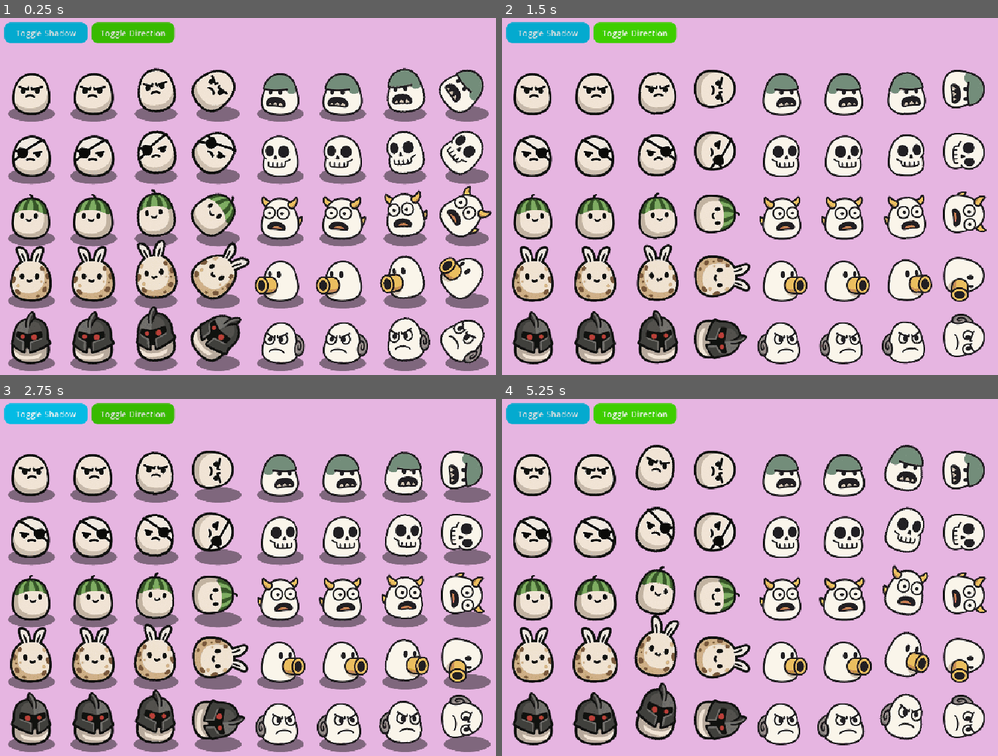
Above: before the commit, frames 1-4 (two rows, left to right).
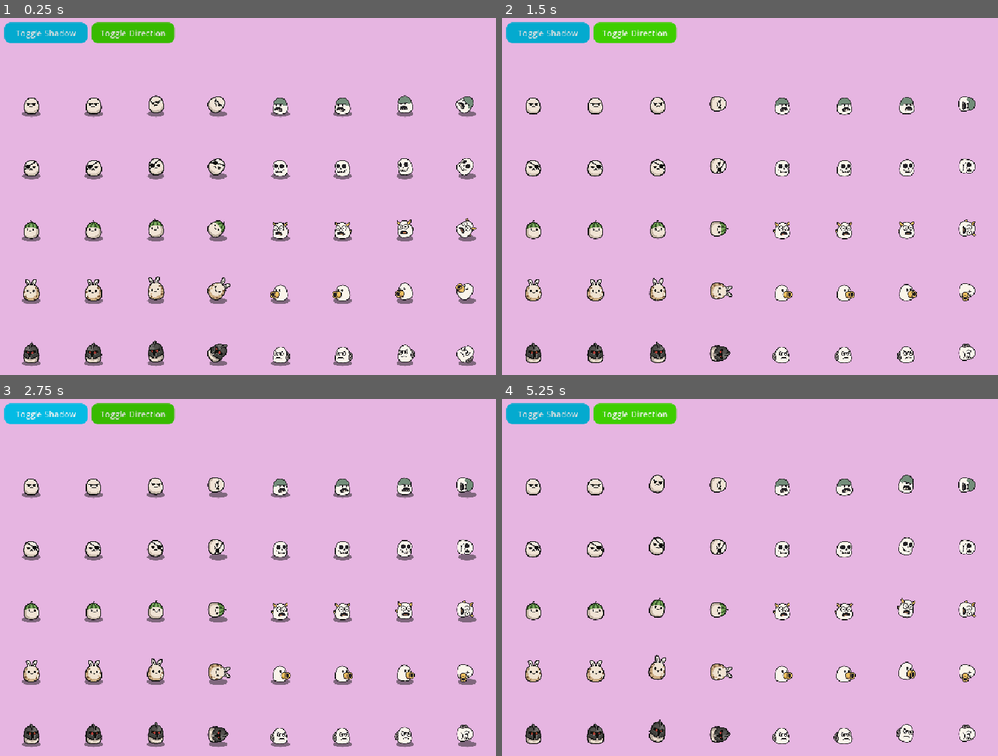
Above: after the commit, the same moments.

Repository: leexiaohui1997/brotato
Game: Godot game, scene res://scenes/dashboard/unit_dashboard/control.tscn
The game is run twice, just before and just after one commit, with the same random seed, the same clock (stepped at 60 frames per second) and the same inputs. The project has no main scene, so this scene is started directly.
Inputs:
- Up to frame 1 (0.25 s): no input
- Up to frame 2 (1.5 s): click "Toggle Shadow" at 0.5 s; click "Toggle Direction" at 1.25 s
- Up to frame 3 (2.75 s): click "Toggle Shadow" at 2 s
- Up to frame 4 (5.25 s): click "Toggle Direction" at 2.75 s; click "Toggle Shadow" at 3.5 s; click "Toggle Direction" at 4.25 s

The runs differ from the first frame. In frame 1, 39% of the frame differs, in the area x 1-100%, y 13-99%; in frame 2, 31%; in frame 3, 39%; in frame 4, 33%.

Commit message:
feat(game): 添加游戏节点与地图/玩家/相机生成
- 新增 GameNode 游戏节点，在 _ready 中生成地图、玩家与跟随相机
- 新增 MapConfig 资源配置地图种子、尺寸、颜色与玩家出生点
- UnitConfig 新增 HeroUnit 与 EnemyUnit 枚举区分英雄与敌人
- 地图生成改用 TILE_SIZE 常量计算尺寸，map_size 类型统一为 Vector2i

Diff:
--- /dev/null
+++ b/scenes/game/game.gd
@@ -0,0 +1,58 @@
+extends Node2D
+class_name GameNode
+
+const MAP_GENERATE = preload("uid://b2c6lrpx36ia1")
+const UNIT_BASE = preload("uid://c1l18o0sk0hw1")
+
+const CAMERA_ZOOM = 1.5
+
+@export var map_config: MapConfig
+@export var player_unit: UnitConfig.HeroUnit
+
+@onready var entities: Node2D = $Entities
+
+var map_node: MapGenerate
+var player: UnitBase
+var camera: Camera2D
+
+## 生成游戏地图
+func generate_map() -> void:
+	map_node = MAP_GENERATE.instantiate()
+	map_node.name = "Map"
+	if map_config:
+		map_node.rng_seed = map_config.map_seed
+		map_node.size_w = map_config.map_size_w
+		map_node.size_h = map_config.map_size_h
+		map_node.shader_color = map_config.map_color
+	add_child(map_node)
+
+## 生成玩家
+func generate_player() -> void:
+	var born_pos := map_config.player_born_pos if map_config else Vector2i(
+		randi_range(0, map_node.map_size.x),
+		randi_range(0, map_node.map_size.y)
+	)
+	player = UNIT_BASE.instantiate()
+	player.name = "Player"
+	player.config = UnitConfig.new()
+	player.config.type = player_unit as UnitConfig.UnitType
+	player.position = born_pos
+	entities.add_child(player)
+
+## 生成相机
+func generate_camera() -> void:
+	camera = Camera2D.new()
+	camera.name = "Camera"
+	camera.zoom = Vector2.ONE * CAMERA_ZOOM
+	camera.position_smoothing_enabled = true
+	camera.position_smoothing_speed = 8.0
+	camera.limit_top = 0
+	camera.limit_left = 0
+	camera.limit_right = map_node.map_size.x
+	camera.limit_bottom = map_node.map_size.y
+	player.add_child(camera)
+
+func _ready() -> void:
+	generate_map()
+	generate_player()
+	generate_camera()
--- /dev/null
+++ b/scenes/game/game.tscn
@@ -0,0 +1,10 @@
+[gd_scene format=3 uid="uid://br2y8ly0bydg6"]
+
+[ext_resource type="Script" uid="uid://btlo0pfq5wfuc" path="res://scenes/game/game.gd" id="1_sul5r"]
+
+[node name="Game" type="Node2D" unique_id=45223946]
+script = ExtResource("1_sul5r")
+player_unit = 4
+
+[node name="Entities" type="Node2D" parent="." unique_id=1909316503]
+z_index = 1
--- /dev/null
+++ b/scenes/map_generate/map_config.gd
@@ -0,0 +1,8 @@
+extends Resource
+class_name MapConfig
+
+@export var map_seed: int
+@export var map_size_w := 20
+@export var map_size_h := 15
+@export var map_color: Color
+@export var player_born_pos: Vector2i
--- a/scenes/map_generate/map_generate.gd
+++ b/scenes/map_generate/map_generate.gd
@@ -3,18 +3,20 @@
 
 const MAP_SHADER = preload("uid://bpkag4ftbs2jm")
 const TILE_MAP_LAYER = preload("uid://cp5lqpua546if")
-const TILE_MAP_SCALE := 0.4
+const TILE_SIZE := 50
+const TILE_MAP_SCALE := TILE_SIZE / 125.0
 
 @export var size_w := 20
 @export var size_h := 15
 @export var rng_seed := 0
 @export var shader_color: Color = "#009d00"
 
-var map_size: Vector2
+var map_size: Vector2i
 var rng: RandomNumberGenerator
 
 func generate() -> void:
 	var map_layer := Node2D.new()
+	map_layer.name = "MapLayers"
 	for i in range(3):
 		var layer := TILE_MAP_LAYER.instantiate() as MapGenerateTile
 		layer.name = ["BG", "Shadow", "Deco"][i]
@@ -27,7 +29,7 @@
 				layer.set_cell(Vector2i(x, y), 0, atlas_coords)
 		map_layer.add_child(layer)
 		if i == 0:
-			map_size = layer.map_to_local(layer.get_used_rect().end) * TILE_MAP_SCALE
+			map_size = layer.get_used_rect().end * TILE_SIZE
 	map_layer.material = create_material()
 	map_layer.scale = Vector2.ONE * TILE_MAP_SCALE
 	add_child(map_layer)
--- a/scenes/units/base/unit_base.tscn
+++ b/scenes/units/base/unit_base.tscn
@@ -56,7 +56,7 @@
 
 [sub_resource type="Animation" id="Animation_tu5xx"]
 resource_name = "die"
-length = 0.39999999999999997
+length = 0.4
 step = 0.05
 tracks/0/type = "value"
 tracks/0/imported = false
@@ -227,6 +227,7 @@
 script = ExtResource("1_6u7cx")
 
 [node name="Visuals" type="Node2D" parent="." unique_id=1428362940]
+scale = Vector2(0.4, 0.4)
 
 [node name="Shadow" type="Sprite2D" parent="Visuals" unique_id=120105385]
 unique_name_in_owner = true
--- a/scenes/units/base/unit_config.gd
+++ b/scenes/units/base/unit_config.gd
@@ -14,6 +14,22 @@
 	Rage
 }
 
+enum HeroUnit {
+	Grump,
+	Pirate,
+	Melon,
+	Bunny,
+	Knight
+}
+
+enum EnemyUnit {
+	Soldier = UnitType.Soldier,
+	Skull,
+	Devil,
+	Sniper,
+	Rage
+}
+
 @export var type: UnitType
 @export var show_shadow := true
 @export_enum("RESET", "idle", "move", "die") var animation := "idle"
Not shown, added: scenes/game/game.gd.uid
Not shown, added: scenes/map_generate/map_config.gd.uid
